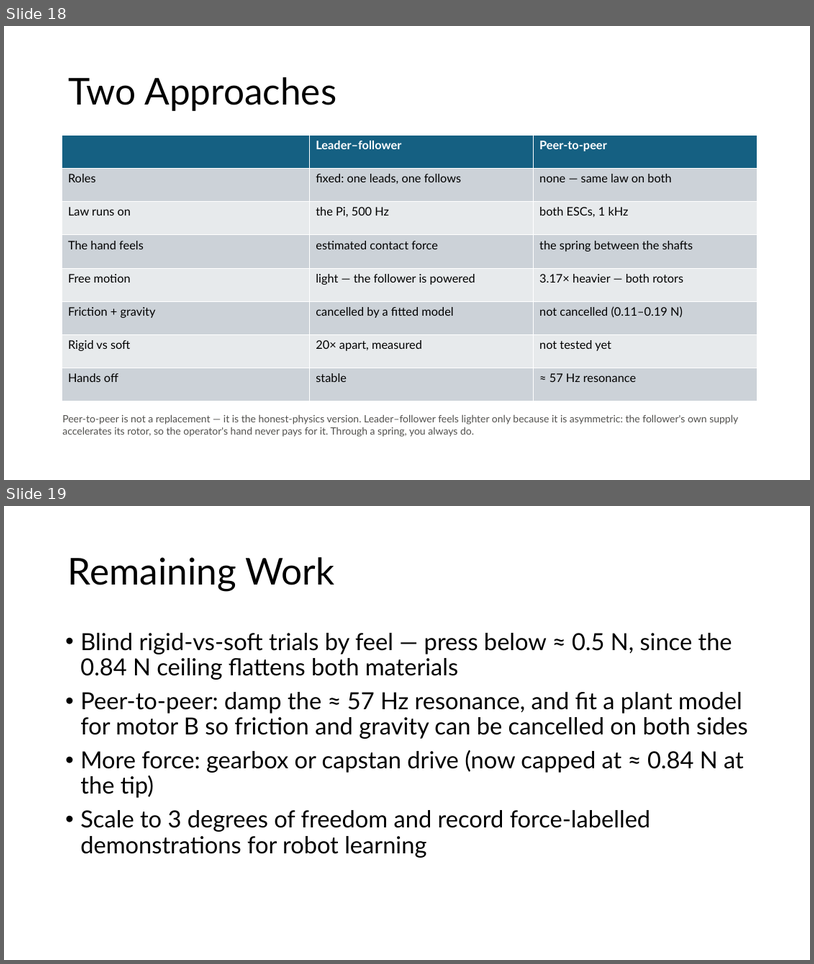
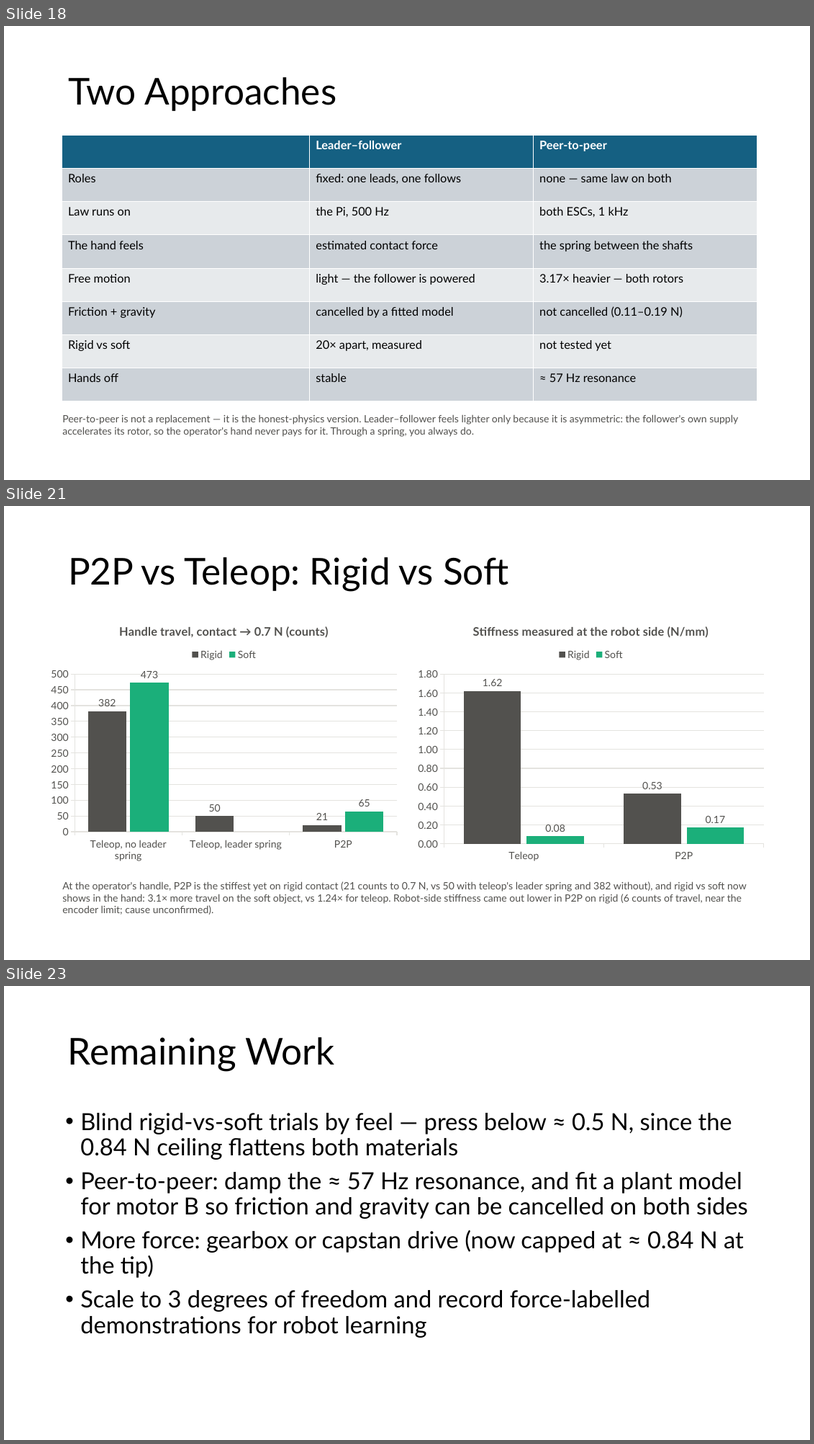
Before and after one commit to JayChintala/1DOF-FOC-Force-Feedback, a slide deck: ESC_based/presentation/Force-Aware Telepresence for Robot Learning.pptx. Shown one above the other, each under a label of ours: slides 18 and 19 before the commit, slides 18, 21 and 23 after it; the slides between them are not shown. The pictures are 814x964 and 814x1444 pixels, drawn with LibreOffice and Linux fonts; fonts in the diff are those of the drawing. Boxes give left, top, right and bottom in pixels: in the first picture for what was removed or moved away, otherwise in the second. Text is boxed around its words. In the diff, an @@ line names an element or a change of style, - is before the commit and + after.

```diff
--- a/ESC_based/presentation/Force-Aware Telepresence for Robot Learning.pptx
+++ b/ESC_based/presentation/Force-Aware Telepresence for Robot Learning.pptx
@@ slide 21 added at [4, 506, 810, 960], background #FFFFFF @@
@@ title added at [68, 557, 509, 592], 44 pt, text #000000 @@
+P2P vs Teleop: Rigid vs Soft
@@ column chart added at [44, 612, 404, 867] @@
+title "Handle travel, contact → 0.7 N (counts)"
+categories: Teleop, no leader spring, Teleop, leader spring, P2P
+Rigid: 382, 50, 21
+Soft: 473, -, 65
@@ column chart added at [411, 612, 772, 867] @@
+title "Stiffness measured at the robot side (N/mm)"
+categories: Teleop, P2P
+Rigid: 1.62, 0.53
+Soft: 0.08, 0.17
@@ text added at [62, 881, 747, 914], 12 pt, text #52514E @@
+At the operator's handle, P2P is the stiffest yet on rigid contact (21 counts to 0.7 N, vs 50 with teleop's leader spring and 382 without), and rigid vs soft now shows in the hand: 3.1× more travel on the soft object, vs 1.24× for teleop. Robot-side stiffness came out lower in P2P on rigid (6 counts of travel, near the encoder limit; cause unconfirmed).
@@ what was slide 19 is now slide 23 @@
```
Also in this commit, not shown: 3 other slides added, 1 other file.
